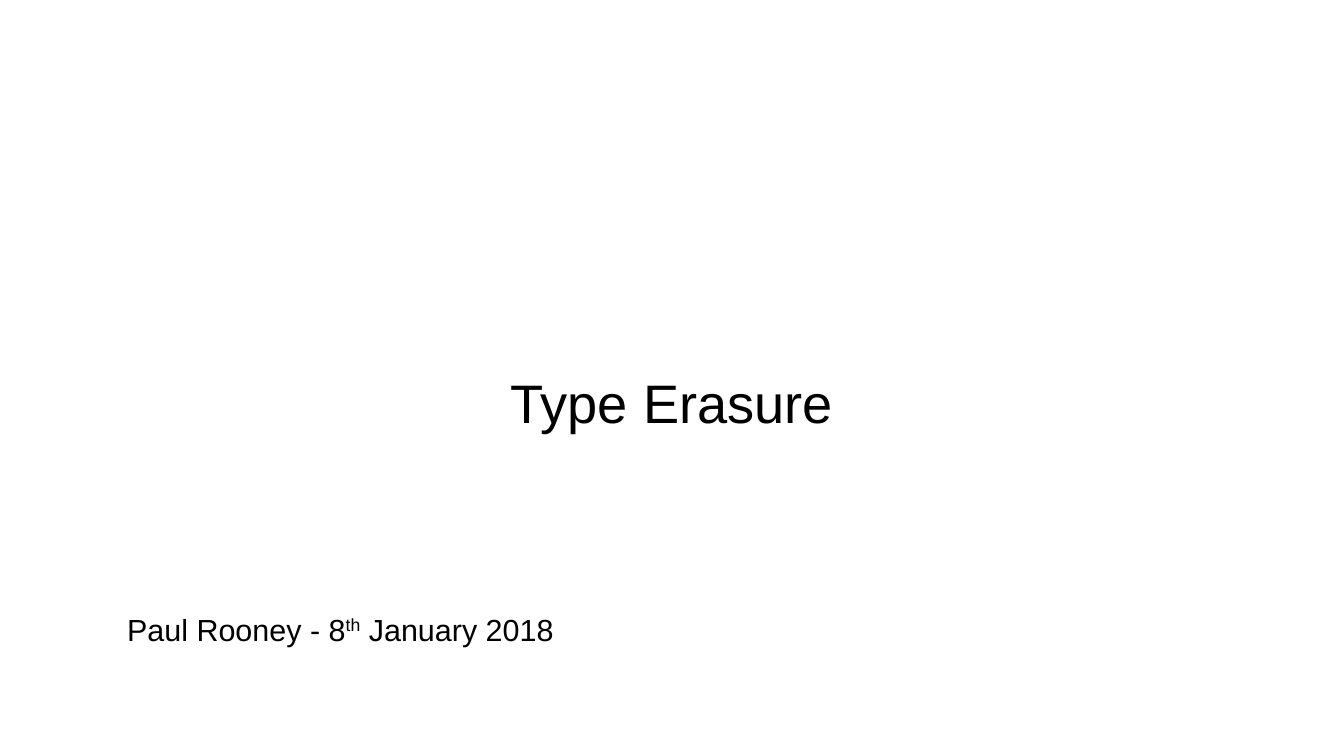
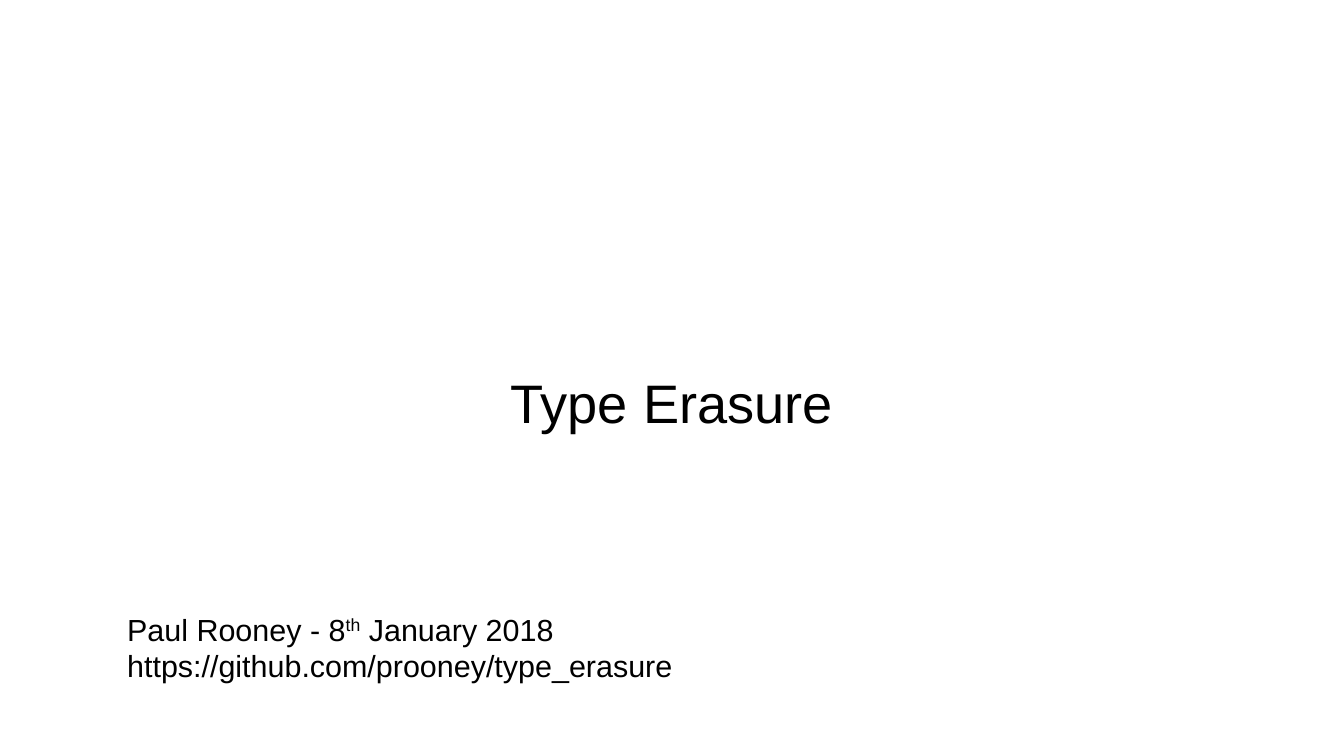
Before and after one commit to prooney/type_erasure, a slide deck: slide 1 of type_erasure_talk.odp. Drawn at 1344x756 pixels with LibreOffice and Linux fonts; fonts in the diff are those of the drawing; background and template pictures are left out. Boxes give left, top, right and bottom in pixels: in the first picture for what was removed or moved away, otherwise in the second. Text is boxed around its words. In the diff, an @@ line names an element or a change of style, - is before the commit and + after.

Commit message:
add github link to presentation

```diff
--- a/type_erasure_talk.odp
+++ b/type_erasure_talk.odp
@@ text at [127,655,672,683]: paragraph added @@
+https://github.com/prooney/type_erasure
```
